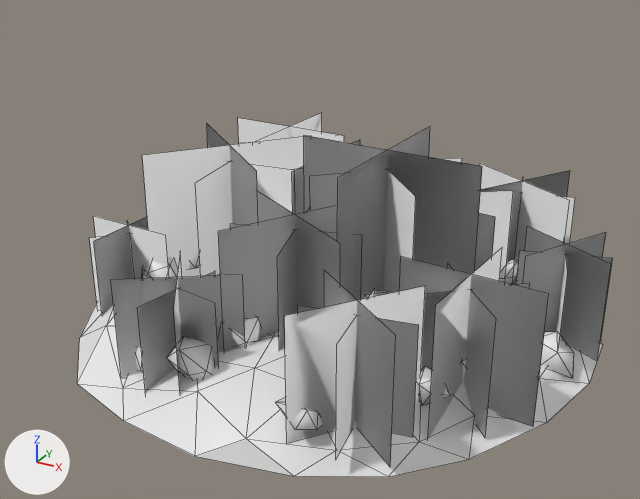
Two versions of the Blender file Augotchi/Kevins stuff/Farm/Farmplot.blend, one commit apart.
Before and after are seen from a 50 mm camera at (11.61, -22.41, 13.42) aimed at (-0.37, -0.62, 2.53). The lights are fixed; the arrows at lower left show +X, +Y and +Z. Mesh edges are drawn as thin lines. Materials are left out; every surface is plain grey.

Script lines for the objects in view, before the commit:
```python
me_icosphere = bpy.data.meshes.new('Icosphere')
me_icosphere.from_pydata(...)  # 93 vertices, 164 faces; spans x -8.3..7.9, y -8.1..8.0, z -0.2..2.1
me_icosphere.polygons.foreach_set('use_smooth', [True] * 164)
me_icosphere.materials.append(mat_material_001)
me_icosphere_001 = bpy.data.meshes.new('Icosphere.001')
me_icosphere_001.from_pydata(...)  # 974 vertices, 452 faces; spans x -9.4..6.4, y -6.5..7.5, z -1.1..9.1
me_icosphere_001.materials.append(mat_material_002)
me_plane_002 = bpy.data.meshes.new('Plane.002')
me_plane_002.from_pydata(...)  # 456 vertices, 420 faces; spans x -7.7..8.1, y -7.2..7.5, z -0.3..6.1
me_plane_002.materials.append(mat_bush)
ob_bush_models = bpy.data.objects.new('Bush_Models', me_icosphere_001)
ob_bush_models.location = (0.0, 0.0, 0.0)
ob_bush_models.hide_viewport = True
ob_farmplot = bpy.data.objects.new('Farmplot', me_icosphere)
ob_farmplot.location = (0.0, 0.0, 0.0)
_m = ob_farmplot.modifiers.new('EdgeSplit', 'EDGE_SPLIT')
_m.split_angle = 0.454
ob_potatoe_models = bpy.data.objects.new('Potatoe_Models', me_plane_002)
ob_potatoe_models.location = (0.0, 0.0, 0.0)
```
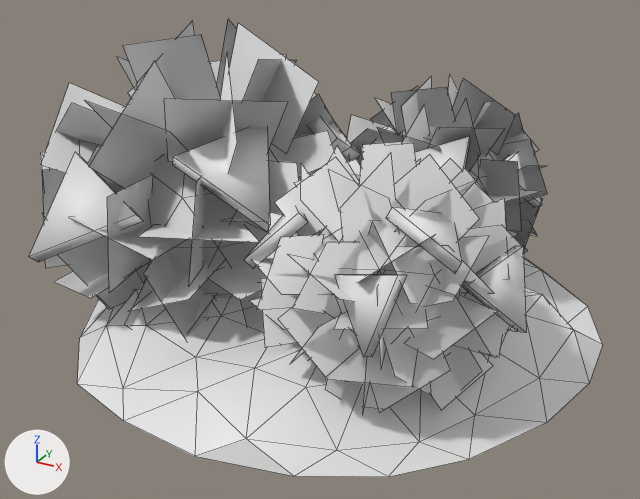
The change, as a list of edits to the scene's bpy script:
```text
Add me_plane_005:
    me_plane_005.from_pydata(...)  # 108 vertices, 90 faces; spans x -9.5..6.8, y -6.9..7.3, z 2.1..7.1
    me_plane_005.polygons.foreach_set('use_smooth', [True] * 90)
Change ob_potatoe_models:
    add ob_potatoe_models.hide_viewport = True
Change ob_bush_models:
    remove ob_bush_models.hide_viewport = True
Add ob_pizza_models:
    ob_pizza_models = bpy.data.objects.new('Pizza_models', me_plane_005)
    ob_pizza_models.location = (0.0, 0.0, 0.0)
```

Location of each change, [x1, y1, x2, y2] in pixels of the pictures (640 x 499 px):
'Potatoe_Models', hidden: before [90, 113, 613, 466]
'Bush_Models', shown: after [41, 19, 547, 414]
'Pizza_models', added: after [29, 106, 542, 357]
